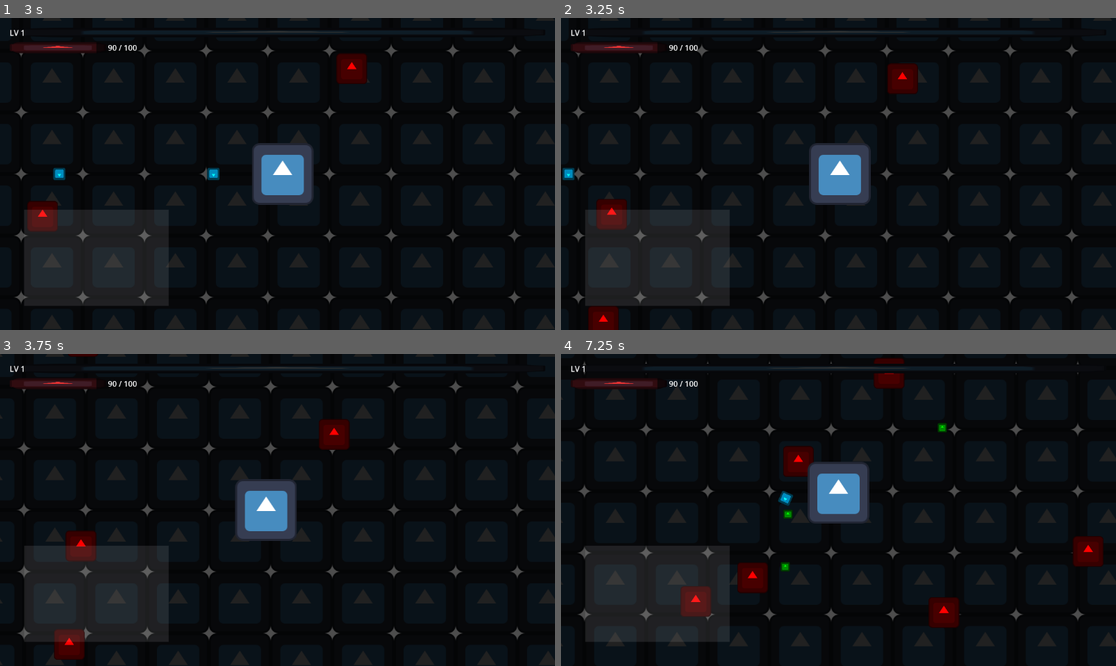
Above: before the commit, frames 1-4 (two rows, left to right).
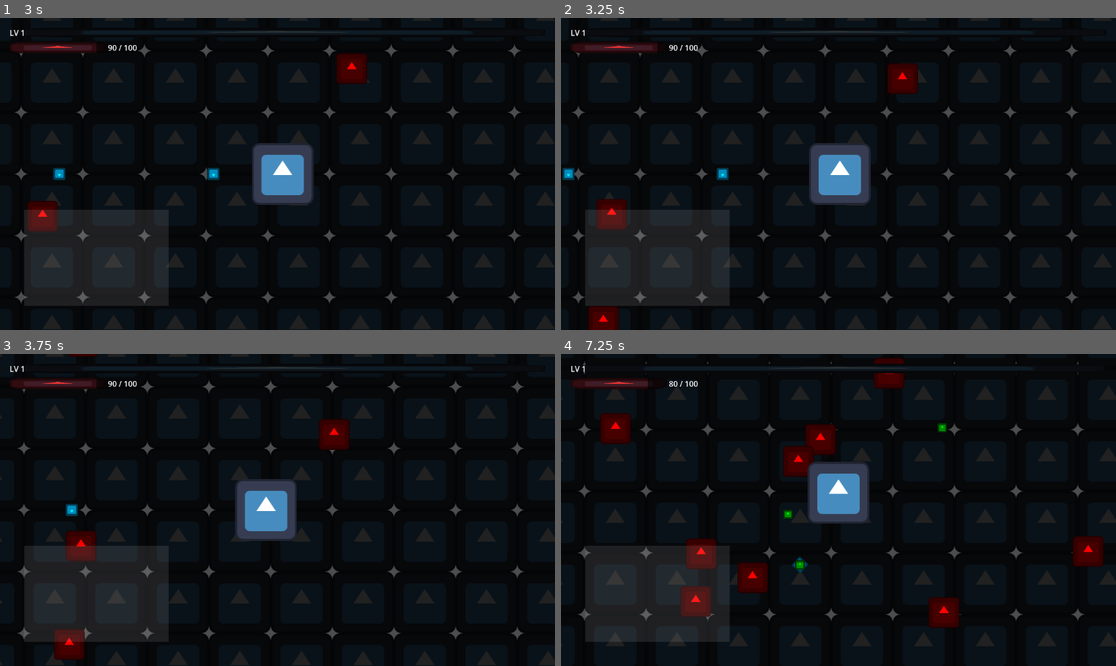
Above: after the commit, the same moments.

Repository: palkeeno/zircon-survivers
Game: Godot game, scene res://scenes/game/Main.tscn
Same seed, same stepped clock (60 frames per second), same inputs: the game is played once before the commit and once after it. The engine's default icon, where the game draws it, is replaced by a stand-in: a white triangle on a blue panel in a dark square.
Inputs (mouse positions are in pixels of both pictures, inside the frame that each line leads up to):
- Up to frame 1 (3 s): tap Enter at 0.5 s; move the mouse to (399, 158) at 0.52 s; hold Right (ui_right) 0.53-1.25 s; hold Shift 0.53-1.25 s; click (399, 158) at 0.67 s; drag from (166, 189) to (294, 174) at 1.27 s; move the mouse to (333, 105) at 2.02 s; hold Right (ui_right) 2.03-2.75 s; tap Ctrl at 2.1 s; drag from (249, 236) to (294, 174) at 2.77 s
- Up to frame 2 (3.25 s): no input
- Up to frame 3 (3.75 s): move the mouse to (444, 556) at 3.52 s; hold Left (ui_left) from 3.53 s (still down); tap Alt at 3.6 s
- Up to frame 4 (7.25 s): release Left (ui_left) at 4.25 s; drag from (672, 463) to (821, 510) at 4.27 s; move the mouse to (866, 510) at 5.02 s; hold Down (ui_down) 5.03-5.75 s; hold Shift 5.03-5.75 s; click (866, 510) at 5.17 s; drag from (755, 432) to (838, 528) at 5.77 s; move the mouse to (960, 494) at 6.52 s; hold Up (ui_up) from 6.53 s (still down); tap Ctrl at 6.6 s

Frame 1 is identical in both runs. In frame 2, less than 0.1% of the frame differs, in the area x 28-31%, y 48-52%; in frame 3, less than 0.1%; in frame 4, 1.8%, in the area x 7-50%, y 8-71%.

Commit message:
feat: Add object pooling system and implement a pooled projectile that utilizes it.

Diff:
--- a/scripts/core/ObjectPool.gd
+++ b/scripts/core/ObjectPool.gd
@@ -67,4 +67,9 @@
 	if not pools.has(scene_path):
 		pools[scene_path] = []
 
+	# Critical Fix: Prevent adding the same instance multiple times.
+	# This happens if an object triggers return_instance multiple times (e.g. hits 2 enemies same frame).
+	if instance in pools[scene_path]:
+		return
+
 	pools[scene_path].append(instance)
--- a/scripts/weapons/Projectile.gd
+++ b/scripts/weapons/Projectile.gd
@@ -7,6 +7,7 @@
 
 var _direction: Vector2 = Vector2.RIGHT
 var _life_timer: float = 0.0
+var _is_active: bool = false
 
 func _ready():
 	body_entered.connect(_on_body_entered)
@@ -16,8 +17,11 @@
 	_direction = direction.normalized()
 	rotation = _direction.angle()
 	_life_timer = life_time
+	_is_active = true
 
 func _physics_process(delta):
+	if not _is_active: return
+
 	global_position += _direction * speed * delta
 
 	_life_timer -= delta
@@ -25,11 +29,16 @@
 		_despawn()
 
 func _on_body_entered(body):
+	if not _is_active: return
+
 	if body.has_method("take_damage"):
 		body.take_damage(damage)
 		_despawn()
 
 func _despawn():
+	if not _is_active: return
+	_is_active = false
+
 	if has_node("/root/PoolManager"):
 		get_node("/root/PoolManager").return_instance(self, scene_file_path)
 	else:
